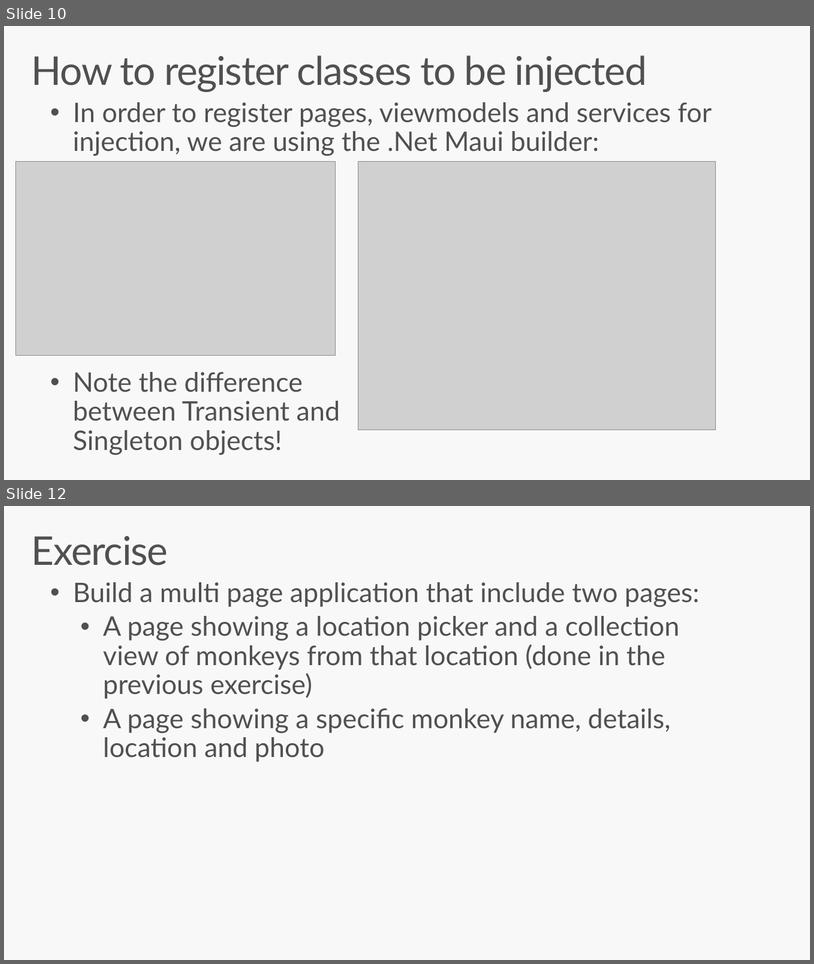
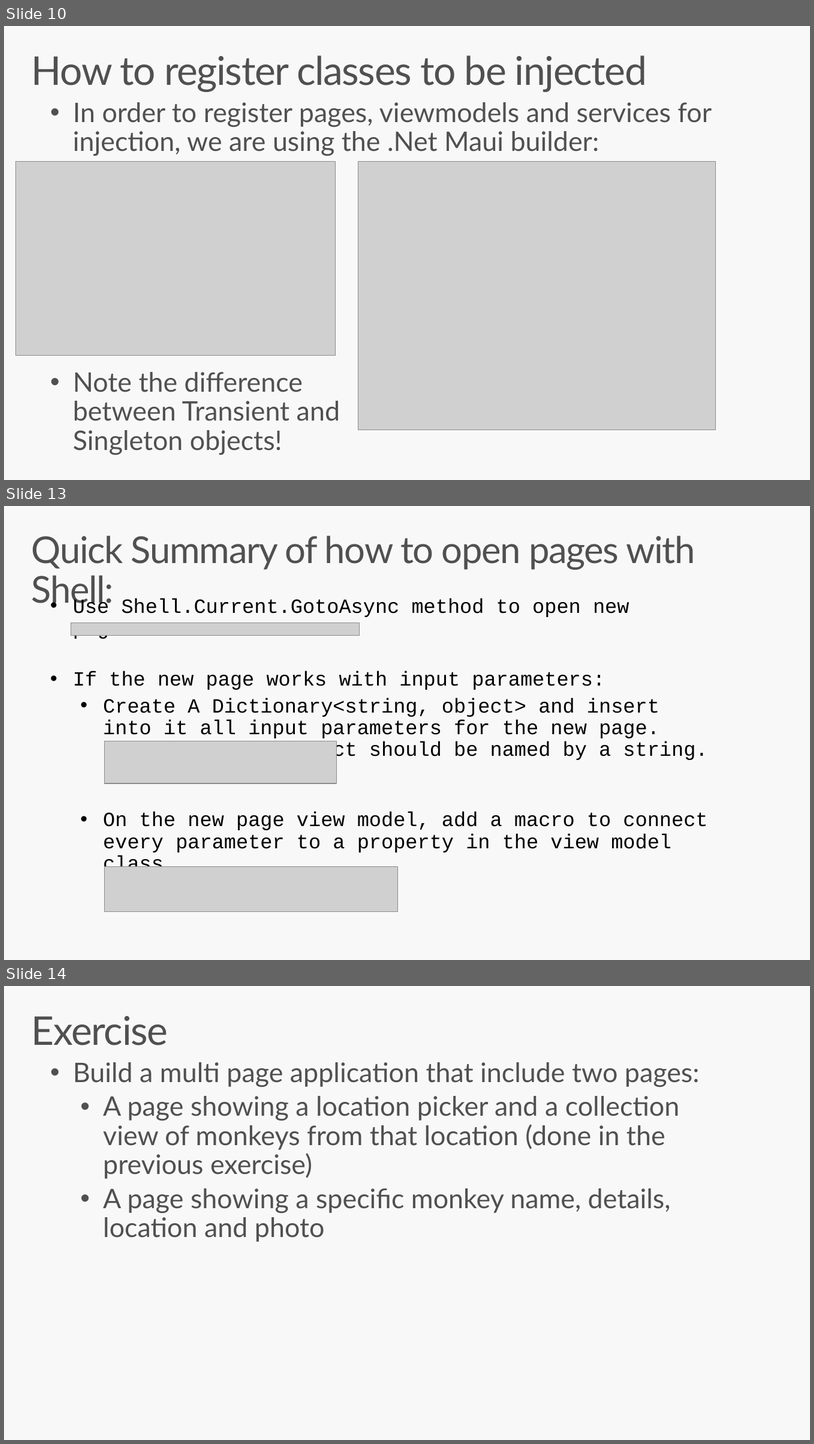
Before and after one commit to oferzad/ShellLesson_Step1.App, a slide deck: Docs/Navigation With Shell Step 1.pptx. Shown one above the other, each under a label of ours: slides 10 and 12 before the commit, slides 10, 13 and 14 after it; the slides between them are not shown. The pictures are 814x964 and 814x1444 pixels, drawn with LibreOffice and Linux fonts; fonts in the diff are those of the drawing; grey boxes stand for pictures. Boxes give left, top, right and bottom in pixels: in the first picture for what was removed or moved away, otherwise in the second. Text is boxed around its words. In the diff, an @@ line names an element or a change of style, - is before the commit and + after.

```diff
--- a/Docs/Navigation With Shell Step 1.pptx
+++ b/Docs/Navigation With Shell Step 1.pptx
@@ slide 13 added at <box>4,506,810,960</box>, background #F8F8F8 @@
@@ title added at <box>32,535,696,610</box>, 44 pt, text #505050 @@
+Quick Summary of how to open pages with Shell:
@@ text added at <box>73,598,708,875</box>, 24 pt, text #000000 @@
+• Use Shell.Current.GotoAsync method to open new pages.
+• If the new page works with input parameters:
+  • Create A Dictionary<string, object> and insert into it all input parameters for the new page. Each parameter object should be named by a string.
+  • On the new page view model, add a macro to connect every parameter to a property in the view model class.
@@ picture added at <box>71,623,360,636</box> @@
@@ picture added at <box>104,741,337,783</box> @@
@@ picture added at <box>104,867,398,912</box> @@
@@ what was slide 12 is now slide 14 @@
```
Also in this commit, not shown: 2 other slides added, 1 slide removed, 3 other files.
